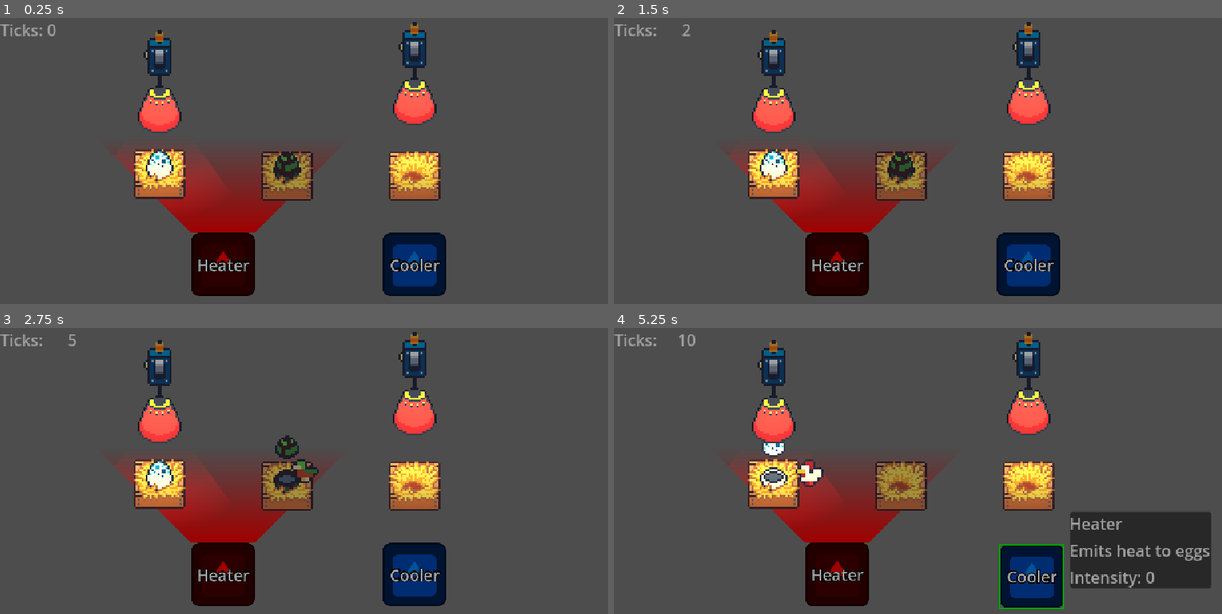
Above: before the commit, frames 1-4 (two rows, left to right).
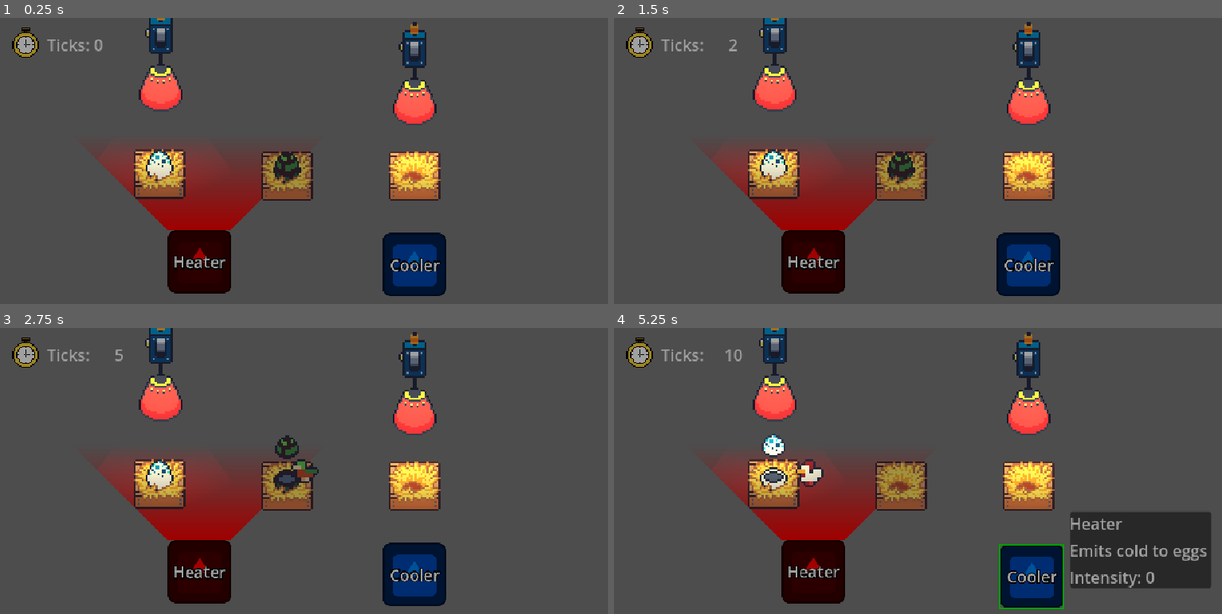
Above: after the commit, the same moments.

Repository: Chris-GW/eggs_incubation_station
Game: Godot game, scene res://main.tscn
Same seed, same stepped clock (60 frames per second), same inputs: the game is played once before the commit and once after it. The engine's default icon, where the game draws it, is replaced by a stand-in: a white triangle on a blue panel in a dark square.
Inputs (mouse positions are in pixels of both pictures, inside the frame that each line leads up to):
- Up to frame 1 (0.25 s): no input
- Up to frame 2 (1.5 s): tap Enter at 0.5 s; drag from (772, 175) to (1027, 175) at 0.52 s; tap Space at 1.25 s; drag from (899, 175) to (838, 263) at 1.27 s
- Up to frame 3 (2.75 s): tap Enter at 2 s; move the mouse to (413, 485) at 2.02 s; click (413, 485) at 2.17 s
- Up to frame 4 (5.25 s): drag from (838, 573) to (772, 473) at 2.77 s; drag from (772, 393) to (1027, 485) at 3.52 s; drag from (1027, 385) to (1027, 485) at 4.27 s; move the mouse to (1027, 573) at 5.02 s; click (1027, 573) at 5.17 s

The runs differ from the first frame. In frame 1, 7.2% of the frame differs, in the area x 0-53%, y 0-98%; in frame 2, 7.2%; in frame 3, 7.1%; in frame 4, 7.7%, in the area x 0-99%, y 0-98%.

Commit message:
New UI and some other changes

Diff:
--- a/main.tscn
+++ b/main.tscn
@@ -7,6 +7,7 @@
 [ext_resource type="Resource" uid="uid://5hgtftfyu4uv" path="res://scripts/egg_creatures/creature_duck.tres" id="4_lquwl"]
 [ext_resource type="PackedScene" uid="uid://m7nn74deuc3m" path="res://scenes/devices/hanging_lamp.tscn" id="6_7mycd"]
 [ext_resource type="PackedScene" uid="uid://brnwpac523qw7" path="res://scenes/devices/cooler.tscn" id="7_272bh"]
+[ext_resource type="Texture2D" uid="uid://biffo85pl1gp" path="res://assets/UI_UX/Egg_Stats/Clock_ticks.png" id="8_5vw27"]
 
 [node name="Main" type="Node2D"]
 script = ExtResource("1_ig7tw")
@@ -25,11 +26,11 @@
 position = Vector2(416, 160)
 
 [node name="Heater" parent="Map" instance=ExtResource("3_h2yge")]
-position = Vector2(224, 248)
+position = Vector2(200, 245)
 intensity = 44.0
 
 [node name="HangingLamp" parent="Map" instance=ExtResource("6_7mycd")]
-position = Vector2(160, 64)
+position = Vector2(161, 42)
 
 [node name="HangingLamp2" parent="Map" instance=ExtResource("6_7mycd")]
 position = Vector2(416, 56)
@@ -41,10 +42,22 @@
 wait_time = 0.5
 autostart = true
 
-[node name="TickLabel" type="Label" parent="."]
+[node name="Ticks" type="TextureRect" parent="."]
+offset_left = 5.0
+offset_top = 5.0
+offset_right = 45.0
+offset_bottom = 45.0
+texture = ExtResource("8_5vw27")
+expand_mode = 1
+stretch_mode = 4
+
+[node name="TickLabel" type="Label" parent="Ticks"]
 unique_name_in_owner = true
-offset_right = 40.0
-offset_bottom = 23.0
+layout_mode = 0
+offset_left = 42.0
+offset_top = 10.0
+offset_right = 99.0
+offset_bottom = 33.0
 text = "Ticks: 0"
 
 [node name="CanvasModulate" type="CanvasModulate" parent="."]
--- a/scenes/devices/cooler.tscn
+++ b/scenes/devices/cooler.tscn
@@ -75,9 +75,9 @@
 layout_mode = 2
 text = "Heater"
 
-[node name="DescriptionLabel2" type="Label" parent="HoverPanelContainer/BoxContainer"]
+[node name="DescriptionLabel" type="Label" parent="HoverPanelContainer/BoxContainer"]
 layout_mode = 2
-text = "Emits heat to eggs"
+text = "Emits cold to eggs"
 
 [node name="IntensityLabel" type="Label" parent="HoverPanelContainer/BoxContainer"]
 unique_name_in_owner = true
--- a/scenes/incubation_station.tscn
+++ b/scenes/incubation_station.tscn
@@ -1,8 +1,15 @@
-[gd_scene load_steps=8 format=3 uid="uid://dj04gpqp0lx15"]
+[gd_scene load_steps=15 format=3 uid="uid://dj04gpqp0lx15"]
 
 [ext_resource type="Script" uid="uid://dqri55g4ymo54" path="res://scripts/incubation_station.gd" id="1_ck6wp"]
 [ext_resource type="Texture2D" uid="uid://0bfoddy6eyib" path="res://assets/eggs/Incubator Color.png" id="1_fqn86"]
 [ext_resource type="PackedScene" uid="uid://dfmpxw6jsmck3" path="res://scenes/egg.tscn" id="2_y04yn"]
+[ext_resource type="Texture2D" uid="uid://3o80gnr55ms4" path="res://assets/UI_UX/Egg_Stats/Age.png" id="4_aha2a"]
+[ext_resource type="Texture2D" uid="uid://cfukon5gqi66w" path="res://assets/UI_UX/Egg_Stats/Temperature.png" id="4_psc80"]
+[ext_resource type="Texture2D" uid="uid://i0dpjo868ugx" path="res://assets/UI_UX/Egg_Stats/Temperature_marker.png" id="5_72j1t"]
+[ext_resource type="Texture2D" uid="uid://do2w2nrvwj27q" path="res://assets/UI_UX/Egg_Stats/Lamp.png" id="6_jtycx"]
+[ext_resource type="Texture2D" uid="uid://22832juljqeu" path="res://assets/UI_UX/Egg_Stats/Happy_face.png" id="7_4ef3w"]
+[ext_resource type="Texture2D" uid="uid://dtclbfnauia06" path="res://assets/UI_UX/Egg_Stats/Rotation.png" id="8_8vgin"]
+[ext_resource type="Texture2D" uid="uid://u3mn4govciwn" path="res://assets/UI_UX/Egg_Stats/Growth.png" id="10_haieb"]
 
 [sub_resource type="AtlasTexture" id="AtlasTexture_y04yn"]
 atlas = ExtResource("1_fqn86")
@@ -44,53 +51,154 @@
 position = Vector2(0, -1)
 shape = SubResource("RectangleShape2D_ck6wp")
 
-[node name="HoverPanelContainer" type="PanelContainer" parent="."]
+[node name="Panel" type="Panel" parent="."]
 visible = false
 z_index = 5
+offset_left = 32.0
+offset_top = -150.0
+offset_right = 170.0
+offset_bottom = 62.0
+scale = Vector2(1.2, 1.2)
+
+[node name="CreatureLabel" type="Label" parent="Panel"]
+layout_mode = 0
+offset_left = 3.0
+offset_top = 3.0
+offset_right = 134.0
+offset_bottom = 26.0
+text = "Duck"
+horizontal_alignment = 1
+
+[node name="Age" type="TextureRect" parent="Panel"]
+texture_filter = 1
+layout_mode = 0
+offset_left = 5.0
+offset_top = 26.0
+offset_right = 30.0
+offset_bottom = 52.0
+texture = ExtResource("4_aha2a")
+expand_mode = 1
+stretch_mode = 4
+
+[node name="AgeLabel" type="Label" parent="Panel/Age"]
+layout_mode = 0
 offset_left = 30.0
-offset_top = -65.0
-offset_right = 194.0
-offset_bottom = 66.0
-metadata/_edit_group_ = true
-
-[node name="BoxContainer" type="BoxContainer" parent="HoverPanelContainer"]
+offset_top = 5.0
+offset_right = 193.0
+offset_bottom = 28.0
+scale = Vector2(0.6, 0.6)
+text = "Age: 631 ticks"
+
+[node name="Temperature" type="TextureRect" parent="Panel"]
+texture_filter = 3
+layout_mode = 0
+offset_left = 1.66667
+offset_top = 35.8333
+offset_right = 96.6667
+offset_bottom = 127.833
+scale = Vector2(0.8, 0.8)
+texture = ExtResource("4_psc80")
+stretch_mode = 4
+
+[node name="TemperatureLabel" type="Label" parent="Panel/Temperature"]
 layout_mode = 2
-vertical = true
-
-[node name="CreatureLabel" type="Label" parent="HoverPanelContainer/BoxContainer"]
-unique_name_in_owner = true
-layout_mode = 2
-text = "Duck"
-
-[node name="AgeLabel" type="Label" parent="HoverPanelContainer/BoxContainer"]
-unique_name_in_owner = true
-layout_mode = 2
-text = "Age: 631 ticks"
-
-[node name="TemperatureLabel" type="Label" parent="HoverPanelContainer/BoxContainer"]
-unique_name_in_owner = true
-layout_mode = 2
-text = "Temperature: 21.5 °C"
-
-[node name="LightLevelLabel" type="Label" parent="HoverPanelContainer/BoxContainer"]
-unique_name_in_owner = true
-layout_mode = 2
+offset_left = 91.6667
+offset_top = 40.625
+offset_right = 176.667
+offset_bottom = 63.625
+scale = Vector2(0.85, 0.85)
+text = "21.5 °C"
+
+[node name="Marker" type="TextureRect" parent="Panel/Temperature"]
+layout_mode = 0
+offset_left = 30.2083
+offset_top = 37.5
+offset_right = 64.2083
+offset_bottom = 71.5
+pivot_offset = Vector2(16.5, 25)
+texture = ExtResource("5_72j1t")
+expand_mode = 1
+stretch_mode = 4
+
+[node name="LightLevel" type="TextureRect" parent="Panel"]
+texture_filter = 1
+layout_mode = 0
+offset_left = -1.5
+offset_top = 93.0
+offset_right = 32.5
+offset_bottom = 123.0
+texture = ExtResource("6_jtycx")
+expand_mode = 1
+stretch_mode = 4
+
+[node name="LightLevelLabel" type="Label" parent="Panel/LightLevel"]
+layout_mode = 0
+offset_left = 28.0
+offset_top = 9.0
+offset_right = 207.0
+offset_bottom = 32.0
+scale = Vector2(0.6, 0.6)
 text = "LightLevel: DARK"
 
-[node name="RotationTimerLabel" type="Label" parent="HoverPanelContainer/BoxContainer"]
-unique_name_in_owner = true
-layout_mode = 2
-text = "Rotation: 12.0 sec"
-
-[node name="HappinessLabel" type="Label" parent="HoverPanelContainer/BoxContainer"]
-unique_name_in_owner = true
-layout_mode = 2
+[node name="RotationTimer" type="TextureRect" parent="Panel"]
+texture_filter = 1
+layout_mode = 0
+offset_left = 3.0
+offset_top = 127.0
+offset_right = 26.0
+offset_bottom = 151.0
+texture = ExtResource("8_8vgin")
+expand_mode = 1
+stretch_mode = 4
+
+[node name="RotationTimerLabel" type="Label" parent="Panel/RotationTimer"]
+layout_mode = 0
+offset_left = 27.0
+offset_top = 5.0
+offset_right = 157.0
+offset_bottom = 28.0
+scale = Vector2(0.6, 0.6)
+text = "Last Rotation: 12.0 sec"
+
+[node name="Hapinnes" type="TextureRect" parent="Panel"]
+texture_filter = 1
+layout_mode = 0
+offset_left = 2.0
+offset_top = 155.0
+offset_right = 27.0
+offset_bottom = 181.0
+texture = ExtResource("7_4ef3w")
+expand_mode = 1
+stretch_mode = 4
+
+[node name="HappinessLabel" type="Label" parent="Panel/Hapinnes"]
+layout_mode = 0
+offset_left = 26.0
+offset_top = 5.0
+offset_right = 201.0
+offset_bottom = 28.0
+scale = Vector2(0.6, 0.6)
 text = "Happiness: 63/100"
 
-[node name="GrowthLabel" type="Label" parent="HoverPanelContainer/BoxContainer"]
-unique_name_in_owner = true
-layout_mode = 2
-text = "growth ticks: 512"
+[node name="Growth" type="TextureRect" parent="Panel"]
+texture_filter = 1
+layout_mode = 0
+offset_left = 2.0
+offset_top = 181.0
+offset_right = 27.0
+offset_bottom = 207.0
+texture = ExtResource("10_haieb")
+expand_mode = 1
+stretch_mode = 4
+
+[node name="GrowthLabel" type="Label" parent="Panel/Growth"]
+layout_mode = 0
+offset_left = 26.0
+offset_top = 5.0
+offset_right = 201.0
+offset_bottom = 28.0
+scale = Vector2(0.6, 0.6)
+text = "Growth ticks: 512"
 
 [connection signal="input_event" from="." to="." method="_on_input_event"]
 [connection signal="mouse_entered" from="." to="." method="_on_mouse_entered"]
--- a/scripts/devices/cooler.gd
+++ b/scripts/devices/cooler.gd
@@ -40,7 +40,7 @@
 	var difference := temp_target - egg.temperature
 	if abs(difference) <= max_change:
 		egg.temperature = temp_target
-	else:
+	elif egg.temperature > -30:
 		egg.temperature -= sign(difference) * max_change
 
 func get_temperature_for(egg: Egg) -> float:
--- a/scripts/devices/heater.gd
+++ b/scripts/devices/heater.gd
@@ -40,7 +40,7 @@
 	var difference := temp_target - egg.temperature
 	if abs(difference) <= max_change:
 		egg.temperature = temp_target
-	else:
+	elif egg.temperature < 30.0:
 		egg.temperature += sign(difference) * max_change
 
 func get_temperature_for(egg: Egg) -> float:
--- a/scripts/incubation_station.gd
+++ b/scripts/incubation_station.gd
@@ -4,7 +4,7 @@
 @export var starting_egg_creature: EggCreature
 
 @onready var egg: Egg = $EggPositionMarker/Egg
-@onready var hover_panel_container: PanelContainer = $HoverPanelContainer
+@onready var hover_panel_container: Panel = $Panel
 
 
 func _ready() -> void:
@@ -14,6 +14,9 @@
 	else:
 		egg.queue_free()
 
+func _process(delta: float) -> void:
+	if egg:
+		$Panel/Temperature/Marker.rotation = $EggPositionMarker/Egg.temperature * delta * 3
 
 func pre_game_tick() -> void:
 	pass
@@ -36,13 +39,20 @@
 func update_hover_info_panel() -> void:
 	if not egg:
 		return
-	%CreatureLabel.text = egg.egg_creature.name
-	%AgeLabel.text = "Age: %d ticks" % egg.age_ticks
-	%TemperatureLabel.text = "Temperature: %0.1d °C" % egg.temperature
-	%LightLevelLabel.text = "LightLevel: %s" % egg.light_level
-	%RotationTimerLabel.text = "last rotation: %4d ticks" % egg.ticks_since_last_rotation
-	%HappinessLabel.text = "Happiness: %2d/100" % egg.happiness
-	%GrowthLabel.text = "growth ticks: %4d" % egg.growth_ticks
+
+	$Panel/CreatureLabel.text = egg.egg_creature.name
+	$Panel/Age/AgeLabel.text = "Age: %d ticks" % egg.age_ticks
+	$Panel/Temperature/TemperatureLabel.text = "%0.1d °C" % egg.temperature
+	$Panel/LightLevel/LightLevelLabel.text = "LightLevel: %s" % egg.light_level
+	$Panel/RotationTimer/RotationTimerLabel.text = "Last rotation: %4d ticks" % egg.ticks_since_last_rotation
+	$Panel/Hapinnes/HappinessLabel.text = "Happiness: %2d/100" % egg.happiness
+	if egg.happiness > 50:
+		$Panel/Hapinnes.texture = preload("res://assets/UI_UX/Egg_Stats/Happy_face.png")
+	elif egg.happiness == 50:
+		$Panel/Hapinnes.texture = preload("res://assets/UI_UX/Egg_Stats/Neutral_face.png")
+	else:
+		$Panel/Hapinnes.texture = preload("res://assets/UI_UX/Egg_Stats/Angry_face.png")
+	$Panel/Growth/GrowthLabel.text = "Growth ticks: %4d" % egg.growth_ticks
 
 
 func _on_mouse_entered() -> void:
Binary file added: assets/UI_UX/Egg_Stats/Age.png
Not shown, added: assets/UI_UX/Egg_Stats/Age.png.import
Binary file added: assets/UI_UX/Egg_Stats/Angry_face.png
Not shown, added: assets/UI_UX/Egg_Stats/Angry_face.png.import
Binary file added: assets/UI_UX/Egg_Stats/Clock_ticks.png
Not shown, added: assets/UI_UX/Egg_Stats/Clock_ticks.png.import
Binary file added: assets/UI_UX/Egg_Stats/Growth.png
Not shown, added: assets/UI_UX/Egg_Stats/Growth.png.import
Binary file added: assets/UI_UX/Egg_Stats/Happy_face.png
Not shown, added: assets/UI_UX/Egg_Stats/Happy_face.png.import
Binary file added: assets/UI_UX/Egg_Stats/Lamp.png
Not shown, added: assets/UI_UX/Egg_Stats/Lamp.png.import
(and 11 more such lines)
